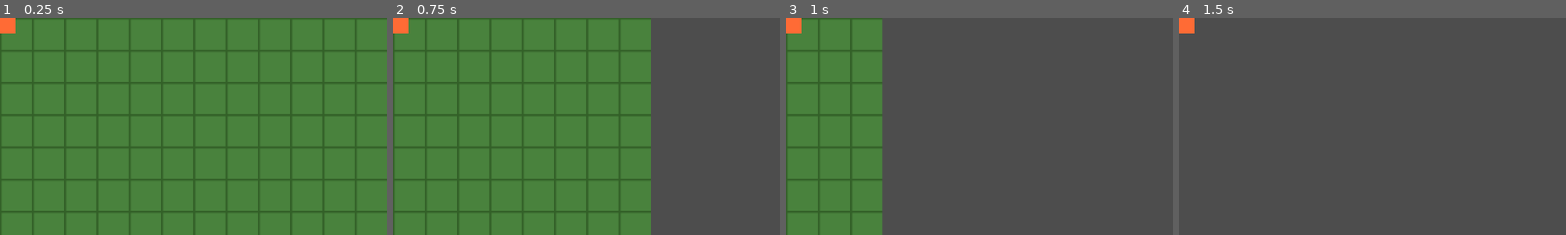
Above: before the commit, frames 1-4 (left to right).
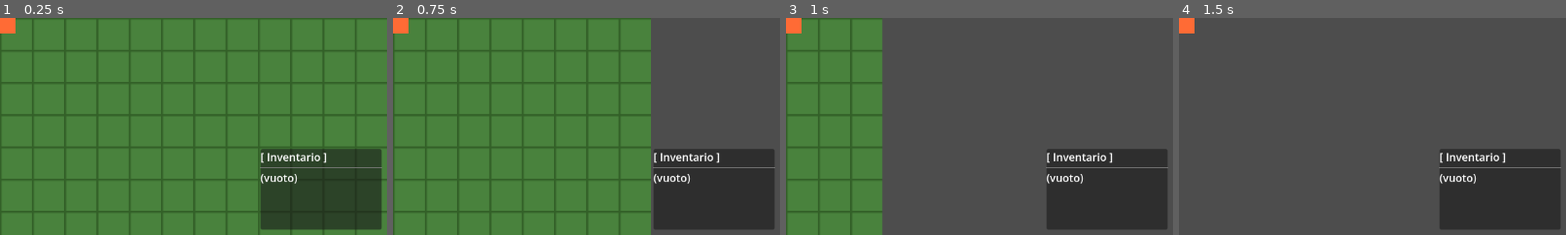
Above: after the commit, the same moments.

Repository: k0m1d3v/EmberPact
Game: Godot game, scene res://scenes/world/world.tscn
The game is run twice, just before and just after one commit, with the same random seed, the same clock (stepped at 60 frames per second) and the same inputs.
Inputs:
- Up to frame 1 (0.25 s): no input
- Up to frame 2 (0.75 s): tap Enter at 0.5 s; hold Right (ui_right) from 0.53 s (still down)
- Up to frame 3 (1 s): keep holding Right (ui_right)
- Up to frame 4 (1.5 s): release Right (ui_right) at 1.28 s; hold Down (ui_down) from 1.28 s (still down)
The pictures show only the part of the screen within x 50-100%, y 50-100%; the shares and areas given below are measured in that part.

The runs differ from the first frame. In frame 1, 12% of the frame differs, in the area x 67-99%, y 60-98%; in frame 2, 11%; in frame 3, 11%; in frame 4, 11%.

Commit message:
UI inventario, 5 nemici con stats diverse e rigenerazione automatica
- inventory_ui.gd: pannello in basso a destra con lista "Item xN",
  si aggiorna via signal inventory_changed emesso dal player
- world.gd: spawn di 5 nemici (Slime/Goblin/Orco/Scheletro/Lupo) con
  hp, attack, defense e drop diversi; collision check su array enemies;
  quando tutti sconfitti, timer 10s poi respawn in posizioni casuali
- player.gd: aggiunto signal inventory_changed emesso in add_item

https://claude.ai/code/session_01MatrgjeeZ6dRxrgJphkcV9

Diff:
--- /dev/null
+++ b/scripts/inventory_ui.gd
@@ -0,0 +1,43 @@
+extends CanvasLayer
+
+var items_label: Label
+
+func _ready():
+	var panel = Panel.new()
+	panel.anchor_left = 1.0
+	panel.anchor_top = 1.0
+	panel.anchor_right = 1.0
+	panel.anchor_bottom = 1.0
+	panel.offset_left = -188
+	panel.offset_top = -128
+	panel.offset_right = -8
+	panel.offset_bottom = -8
+	add_child(panel)
+
+	var vbox = VBoxContainer.new()
+	vbox.set_anchors_and_offsets_preset(Control.PRESET_FULL_RECT)
+	vbox.add_theme_constant_override("separation", 2)
+	panel.add_child(vbox)
+
+	var title = Label.new()
+	title.text = "[ Inventario ]"
+	vbox.add_child(title)
+
+	vbox.add_child(HSeparator.new())
+
+	items_label = Label.new()
+	items_label.text = "(vuoto)"
+	items_label.autowrap_mode = TextServer.AUTOWRAP_WORD_SMART
+	vbox.add_child(items_label)
+
+func update_display(inventory: Array):
+	if inventory.is_empty():
+		items_label.text = "(vuoto)"
+		return
+	var counts: Dictionary = {}
+	for item in inventory:
+		counts[item] = counts.get(item, 0) + 1
+	var lines: PackedStringArray = []
+	for item_name in counts:
+		lines.append("%s x%d" % [item_name, counts[item_name]])
+	items_label.text = "\n".join(lines)
--- a/scripts/player.gd
+++ b/scripts/player.gd
@@ -2,6 +2,8 @@
 
 const TILE_SIZE = 16
 const MOVE_SPEED = 8.0
+
+signal inventory_changed(inventory: Array)
 
 var is_moving := false
 var target_position := Vector2.ZERO
@@ -36,3 +38,4 @@
 	inventory.append(item_name)
 	print("Raccolto: %s" % item_name)
 	print("Inventario: ", inventory)
+	inventory_changed.emit(inventory)
--- a/scripts/world.gd
+++ b/scripts/world.gd
@@ -7,14 +7,32 @@
 const BattleUIScene = preload("res://scenes/ui/battle_ui.tscn")
 const ItemPickupScript = preload("res://scripts/item_pickup.gd")
 
+const ENEMY_CONFIGS = [
+	{"enemy_name": "Slime",     "hp": 30, "attack": 8,  "defense": 2, "drop": "Frammento di ferro"},
+	{"enemy_name": "Goblin",    "hp": 20, "attack": 12, "defense": 1, "drop": "Moneta di rame"},
+	{"enemy_name": "Orco",      "hp": 50, "attack": 15, "defense": 5, "drop": "Pelle grezza"},
+	{"enemy_name": "Scheletro", "hp": 25, "attack": 10, "defense": 3, "drop": "Osso"},
+	{"enemy_name": "Lupo",      "hp": 35, "attack": 14, "defense": 2, "drop": "Pelliccia"},
+]
+
+const INITIAL_POSITIONS = [
+	Vector2(128, 64),
+	Vector2(-96, 80),
+	Vector2(160, -128),
+	Vector2(-144, -96),
+	Vector2(96, -160),
+]
+
 var battle_manager: Node
 var battle_ui_instance: Node
+var inventory_ui_instance: Node
 var in_battle := false
-var enemy_instance: Node = null
+var enemies: Array = []
+var current_battle_enemy: Node = null
 
 func _ready():
 	generate_world()
-	spawn_enemy(Vector2(128, 64))
+	spawn_all_enemies(INITIAL_POSITIONS)
 
 	battle_ui_instance = BattleUIScene.instantiate()
 	add_child(battle_ui_instance)
@@ -24,16 +42,18 @@
 	add_child(battle_manager)
 	battle_manager.battle_ended.connect(_on_battle_ended)
 
+	inventory_ui_instance = CanvasLayer.new()
+	inventory_ui_instance.set_script(load("res://scripts/inventory_ui.gd"))
+	add_child(inventory_ui_instance)
+	player.inventory_changed.connect(inventory_ui_instance.update_display)
+
 func generate_world():
-	# Crea il tileset via codice
 	var tileset = TileSet.new()
 	tileset.tile_size = Vector2i(16, 16)
 
-	# Crea una texture verde 16x16 per il terreno
 	var image = Image.create(16, 16, false, Image.FORMAT_RGB8)
-	image.fill(Color(0.29, 0.51, 0.24))  # verde erba
+	image.fill(Color(0.29, 0.51, 0.24))
 
-	# Bordo più scuro per dare profondità
 	for x in range(16):
 		for y in range(16):
 			if x == 0 or y == 0:
@@ -41,7 +61,6 @@
 
 	var texture = ImageTexture.create_from_image(image)
 
-	# Aggiungi source al tileset
 	var source = TileSetAtlasSource.new()
 	source.texture = texture
 	source.texture_region_size = Vector2i(16, 16)
@@ -50,18 +69,35 @@
 
 	tilemap.tile_set = tileset
 
-	# Genera la mappa
 	for x in range(-20, 20):
 		for y in range(-20, 20):
 			tilemap.set_cell(Vector2i(x, y), 0, Vector2i(0, 0))
 
-func spawn_enemy(pos: Vector2):
+func spawn_all_enemies(positions: Array = []):
+	for i in range(ENEMY_CONFIGS.size()):
+		var pos: Vector2 = positions[i] if i < positions.size() else get_random_spawn_pos()
+		spawn_enemy(ENEMY_CONFIGS[i], pos)
+
+func spawn_enemy(config: Dictionary, pos: Vector2):
 	var enemy = EnemyScene.instantiate()
+	enemy.enemy_name = config["enemy_name"]
+	enemy.hp = config["hp"]
+	enemy.max_hp = config["hp"]
+	enemy.attack = config["attack"]
+	enemy.defense = config["defense"]
+	enemy.drop_item = config["drop"]
 	enemy.global_position = pos
 	add_child(enemy)
-	enemy_instance = enemy
-	print("Enemy script: ", enemy.get_script())
-	print("Enemy class: ", enemy.get_class())
+	enemies.append(enemy)
+
+func get_random_spawn_pos() -> Vector2:
+	for _i in range(30):
+		var tx = randi_range(-17, 17)
+		var ty = randi_range(-17, 17)
+		var pos = Vector2(tx * 16, ty * 16)
+		if pos.distance_to(player.global_position) >= 96:
+			return pos
+	return Vector2(200, 200)
 
 func _process(_delta):
 	if in_battle:
@@ -69,24 +105,36 @@
 	check_player_enemy_collision()
 
 func check_player_enemy_collision():
-	if enemy_instance == null or not is_instance_valid(enemy_instance):
-		return
-	var dist = player.global_position.distance_to(enemy_instance.global_position)
-	if dist < 20:
-		start_battle(enemy_instance)
+	for enemy in enemies:
+		if not is_instance_valid(enemy):
+			continue
+		if player.global_position.distance_to(enemy.global_position) < 20:
+			start_battle(enemy)
+			return
 
 func start_battle(enemy: Node):
 	in_battle = true
+	current_battle_enemy = enemy
 	battle_manager.start_battle(player, enemy, battle_ui_instance)
 
 func _on_battle_ended(won: bool):
 	in_battle = false
 	if won:
 		print("Vittoria!")
-		if enemy_instance != null and is_instance_valid(enemy_instance):
-			spawn_drop(enemy_instance.global_position, enemy_instance.drop_item)
+		if current_battle_enemy != null and is_instance_valid(current_battle_enemy):
+			spawn_drop(current_battle_enemy.global_position, current_battle_enemy.drop_item)
+		enemies.erase(current_battle_enemy)
+		current_battle_enemy = null
+		if enemies.is_empty():
+			print("Tutti i nemici sconfitti! Rigenerazione tra 10 secondi...")
+			get_tree().create_timer(10.0).timeout.connect(respawn_enemies)
 	else:
 		print("Sconfitta o fuga")
+		current_battle_enemy = null
+
+func respawn_enemies():
+	print("Nemici rigenerati!")
+	spawn_all_enemies()
 
 func spawn_drop(pos: Vector2, item_name: String):
 	var pickup = Area2D.new()
